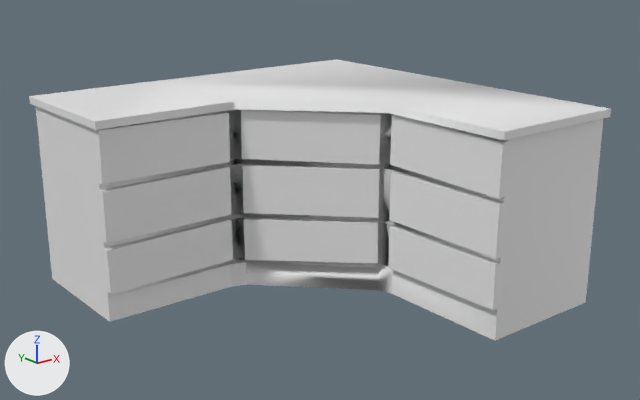
Before and after pictures for a commit that changed the FBX model Assets/Furniture/Cabinet6.fbx.
Rendered twice from a 50 mm camera at (-9.02, -11.42, 5.82) aimed at (-0.51, -0.79, 1.57). Lighting does not change. The marker at lower left points along +X, +Y and +Z.

The scene before the commit, as lines of its bpy script (objects in view):
```python
me_cube_001 = bpy.data.meshes.new('Cube.001')
me_cube_001.from_pydata(...)  # 537 vertices, 612 faces; spans x -3.84..2.58, y -3.91..2.53, z 0.0..3.16
ob_cabinet6 = bpy.data.objects.new('Cabinet6', me_cube_001)
ob_cabinet6.location = (0.0, 0.0, 0.0)
```
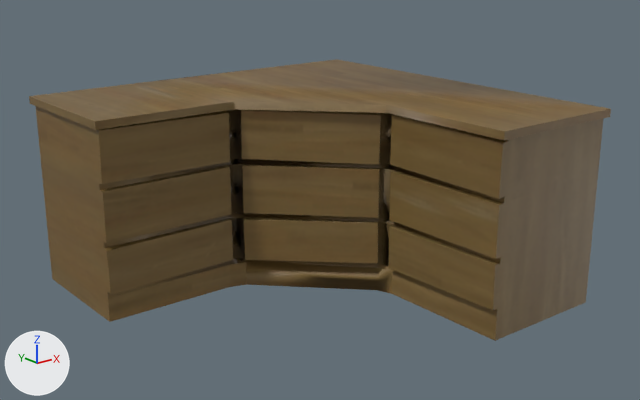
Where the change shows, as pixel boxes (x1, y1, x2, y2) in the pictures (640 x 400 px):
```json
{"object": "Cabinet6", "change": "recoloured", "before": [29, 59, 611, 341], "after": [29, 59, 611, 341], "on screen": "grey to brown"}
```

The change, as JSON lines over the scene's bpy script:
```json
{"op": "add", "block": "img_wood_01_jpg", "code": ["img_wood_01_jpg = load_image('wood_01.jpg', '../../Textures/wood_01.jpg', 1181, 1181, 'sRGB')"]}
{"op": "add", "block": "mat_material_001", "code": ["mat_material_001 = principled_material('Material.001')", "mat_material_001.texture = img_wood_01_jpg"]}
{"block": "me_cube_001", "where": "me_cube_001.from_pydata(...)  # 537 vertices, 612 faces; spans x -3.84..2.58, y -3.91..2.53, z 0.0..3.16"}
{"op": "add", "block": "me_cube_001", "code": "me_cube_001.materials.append(mat_material_001)  # picture img_wood_01_jpg"}
```
